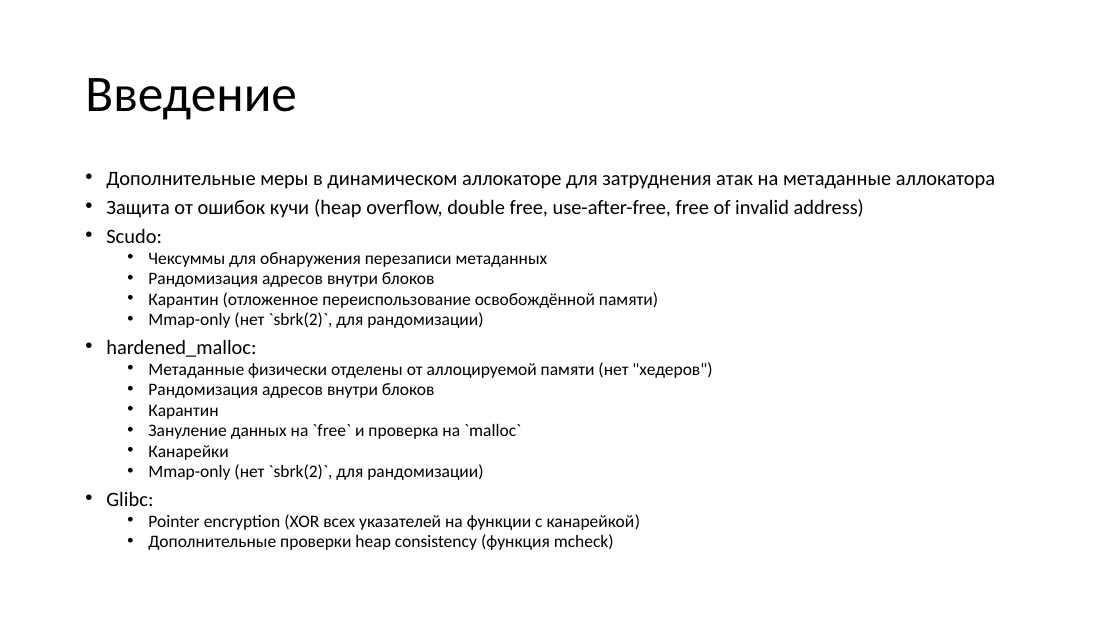
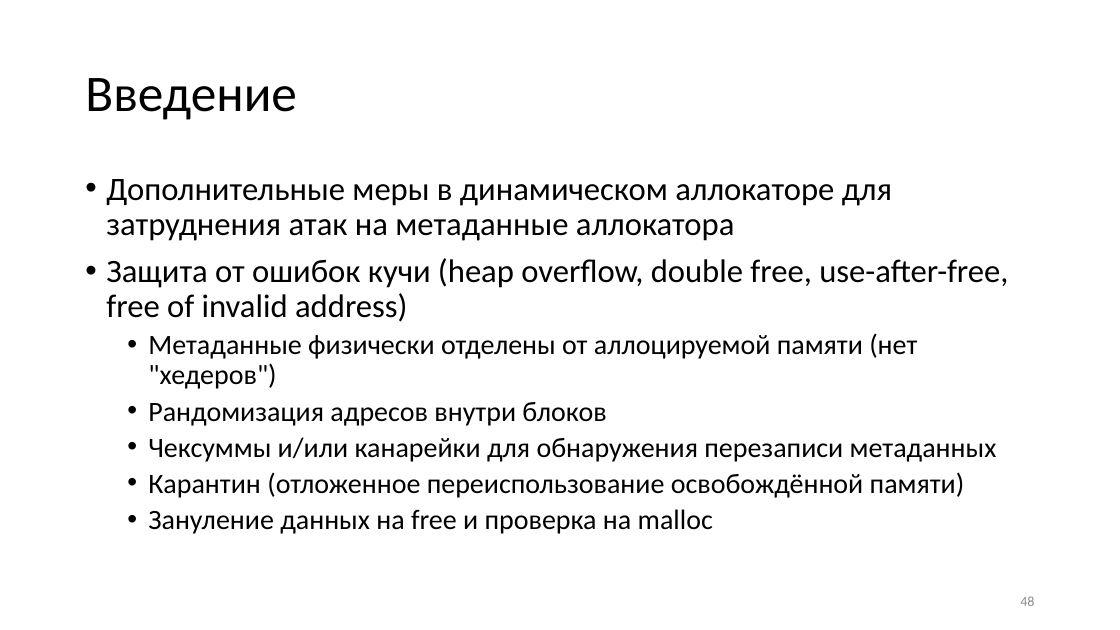
Before and after one commit to yugr/slides, a slide deck: slide 48 of CppZeroCost/2025/RU.pptx. Drawn at 1120x630 pixels with LibreOffice and Linux fonts; fonts in the diff are those of the drawing. Boxes give left, top, right and bottom in pixels: in the first picture for what was removed or moved away, otherwise in the second. Text is boxed around its words. In the diff, an @@ line names an element or a change of style, - is before the commit and + after.

```diff
--- a/CppZeroCost/2025/RU.pptx
+++ b/CppZeroCost/2025/RU.pptx
@@ text at [106, 179, 1008, 426]: size 17.5 to 28 pt in "Дополнительные меры в динамическом аллокаторе для затруднени ...", "Защита от ошибок кучи (heap overflow, double ..."; size 15 to 24 pt in "Метаданные физически отделены от аллоцируемой памяти (нет ...", "Рандомизация адресов внутри блоков"; line spacing 0.7 to 0.9 @@
@@ text at [106, 228, 658, 357]: paragraphs removed @@
-• Scudo:
-  • Чексуммы для обнаружения перезаписи метаданных
-  • Рандомизация адресов внутри блоков
-  • Карантин (отложенное переиспользование освобождённой памяти)
-  • Mmap-only (нет `sbrk(2)`, для рандомизации)
-• hardened_malloc:
@@ text at [148, 437, 997, 534]: text changed; size 15 to 24 pt @@
-  • Карантин
-  • Зануление данных на `free` и проверка на `malloc`
-  • Канарейки
-  • Mmap-only (нет `sbrk(2)`, для рандомизации)
-• Glibc:
-  • Pointer encryption (XOR всех указателей на функции с канарейкой)
-  • Дополнительные проверки heap consistency (функция mcheck)
+  • Чексуммы и/или канарейки для обнаружения перезаписи метаданных
+  • Карантин (отложенное переиспользование освобождённой памяти)
+  • Зануление данных на free и проверка на malloc
@@ page number added at [1020, 596, 1034, 606], 12 pt, text #8C8C8C @@
+48
```
Also in this commit, not shown: 88 other slides changed, 1 slide added, 1 slide removed, 2 other files.
